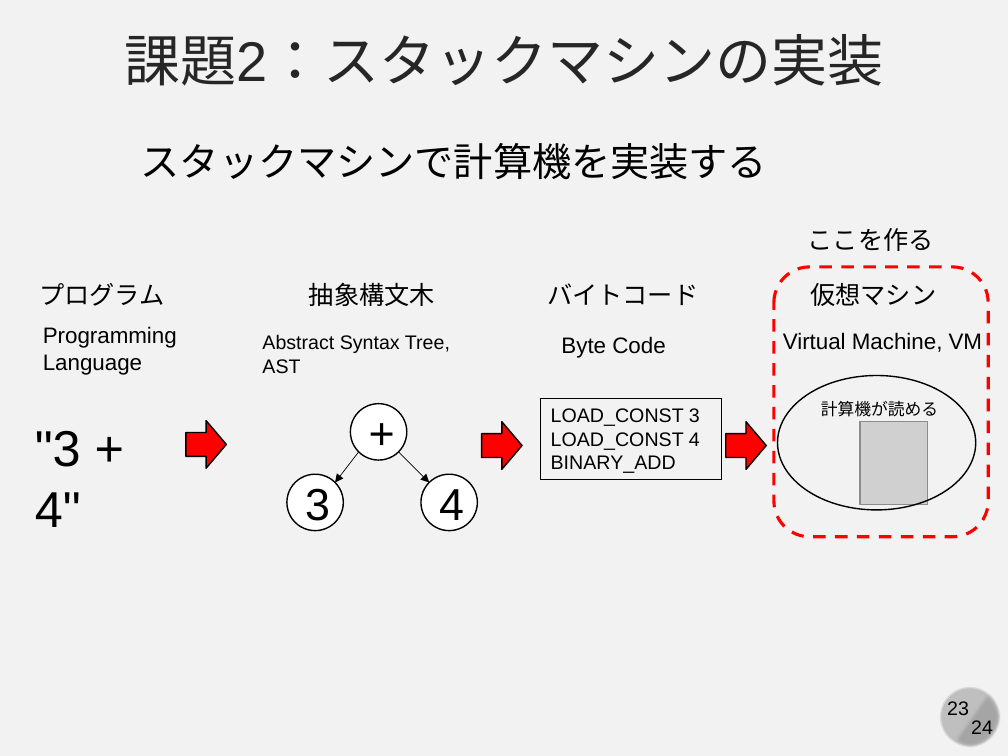
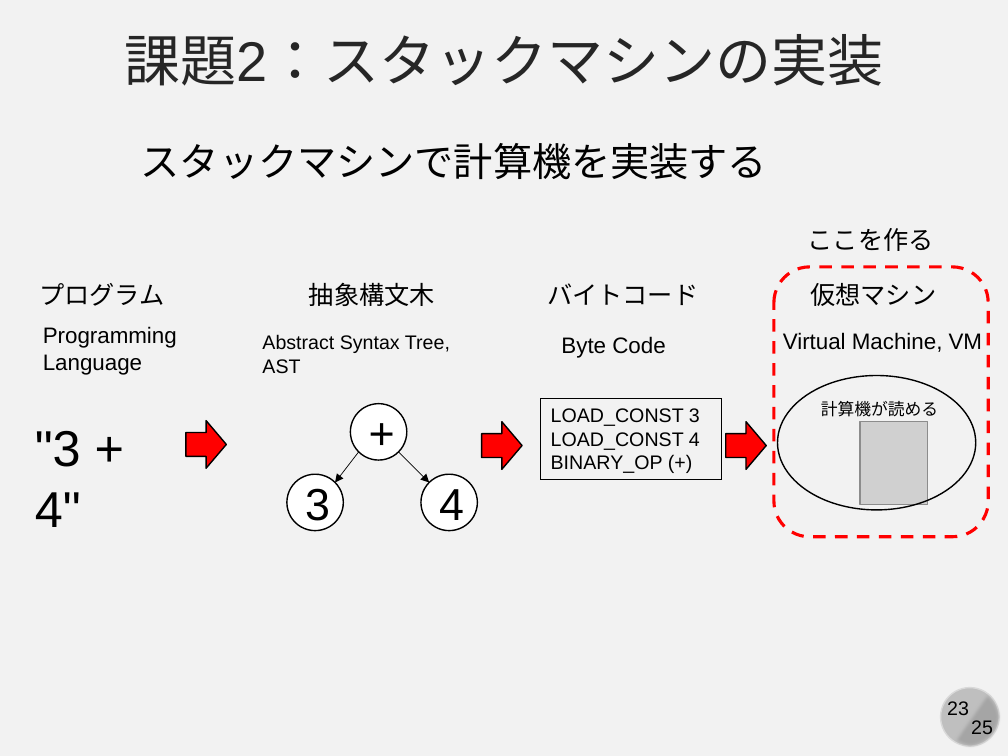
Before and after one commit to kaityo256/python_zero, a slide deck: slide 23 of howtowork/fig/slide.pptx. Drawn at 1008x756 pixels with LibreOffice and Linux fonts; fonts in the diff are those of the drawing; grey boxes stand for pictures. Boxes give left, top, right and bottom in pixels: in the first picture for what was removed or moved away, otherwise in the second. Text is boxed around its words. In the diff, an @@ line names an element or a change of style, - is before the commit and + after.

```diff
--- a/howtowork/fig/slide.pptx
+++ b/howtowork/fig/slide.pptx
@@ text in rectangle at (551, 455, 663, 473): text changed @@
-BINARY_ADD
+BINARY_OP (+)
@@ text at (971, 720, 993, 739): text changed @@
-24
+25
```
Also in this commit, not shown: 23 other slides changed, 1 slide added.
